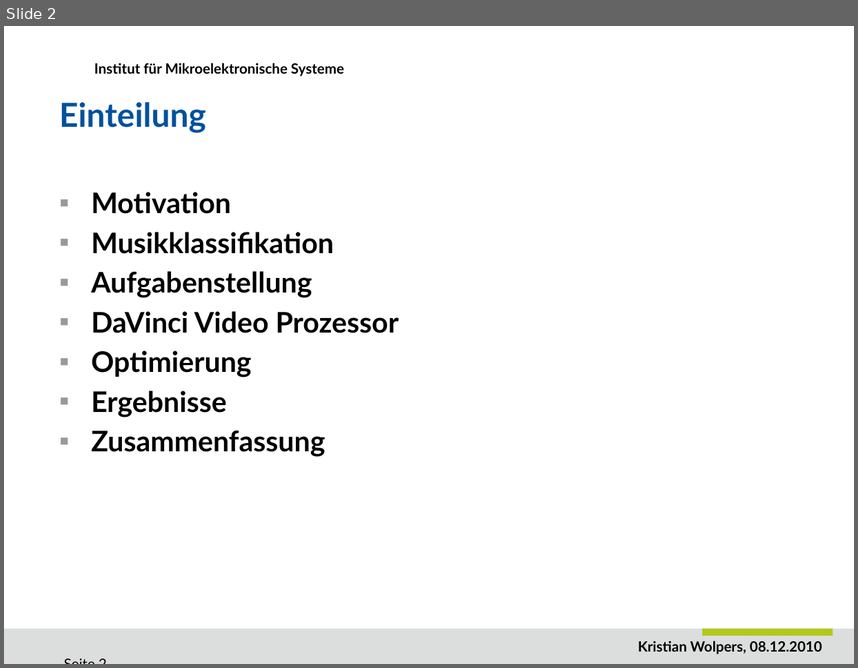
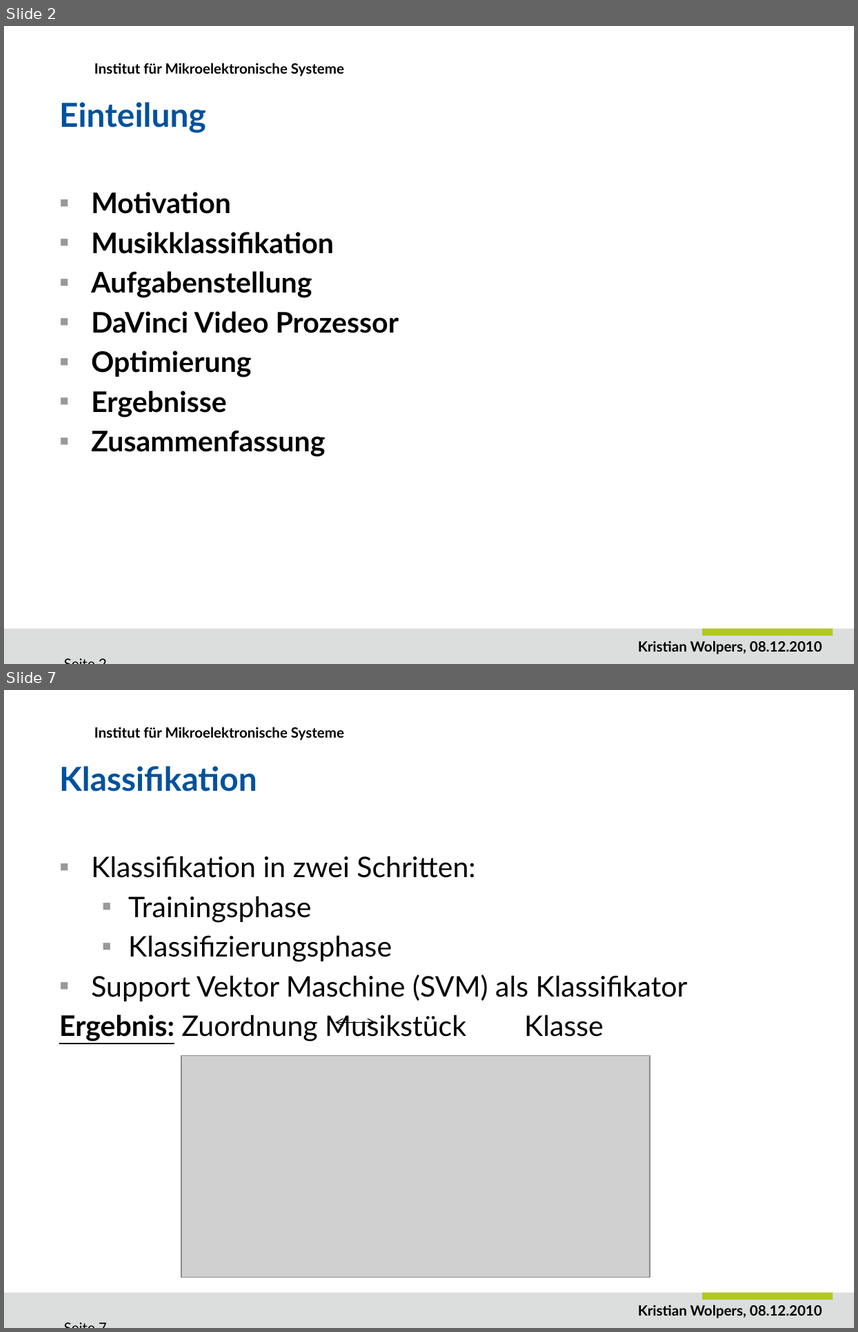
Before and after one commit to DuncanSin/Masterarbeit, a slide deck: Speech/Präsentation1.pptx. Shown one above the other, each under a label of ours: slide 2 before the commit, slides 2 and 7 after it; the slides between them are not shown. The pictures are 858x668 and 858x1332 pixels, drawn with LibreOffice and Linux fonts; fonts in the diff are those of the drawing; grey boxes stand for pictures; background and template pictures are left out. Boxes give left, top, right and bottom in pixels: in the first picture for what was removed or moved away, otherwise in the second. Text is boxed around its words. In the diff, an @@ line names an element or a change of style, - is before the commit and + after.

```diff
--- a/Speech/Präsentation1.pptx
+++ b/Speech/Präsentation1.pptx
@@ slide 7 added at box(4, 690, 854, 1328), background #FFFFFF; not listed: 4 template elements that a slide beside it also shows @@
@@ title added at box(59, 766, 257, 791), 28 pt, text #00519E, bold @@
+Klassifikation
@@ text added at box(59, 856, 688, 1041), 24 pt, text #000000 @@
+▪ Klassifikation in zwei Schritten:
+  ▪ Trainingsphase
+  ▪ Klassifizierungsphase
+▪ Support Vektor Maschine (SVM) als Klassifikator
+Ergebnis: Zuordnung Musikstück Klasse
@@ double arrow added from (335, 1023) to (375, 1023), #000000 0.75 pt @@
@@ picture added at box(181, 1056, 650, 1277) @@
```
Also in this commit, not shown: 2 slides changed, 2 other slides added, 3 other files.
